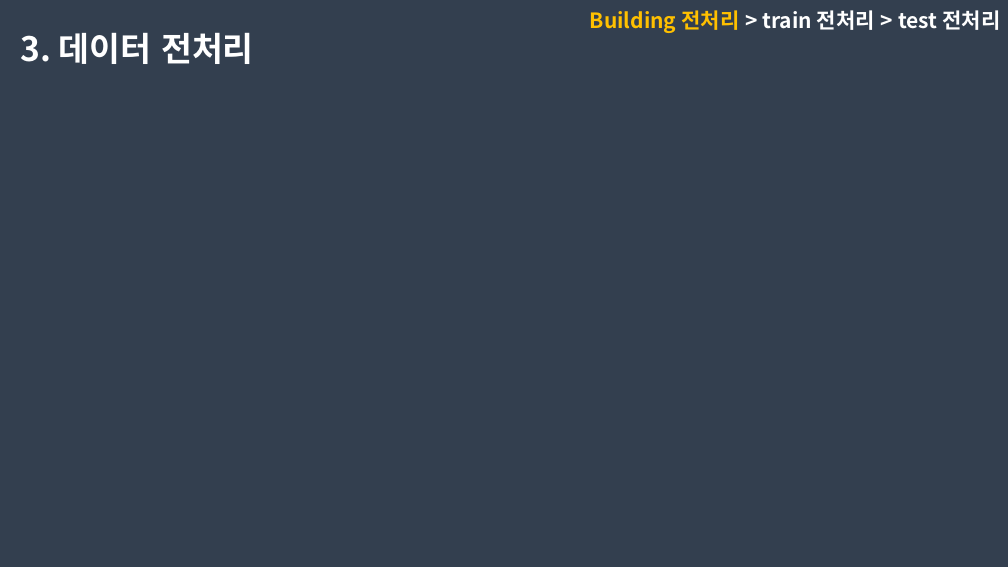
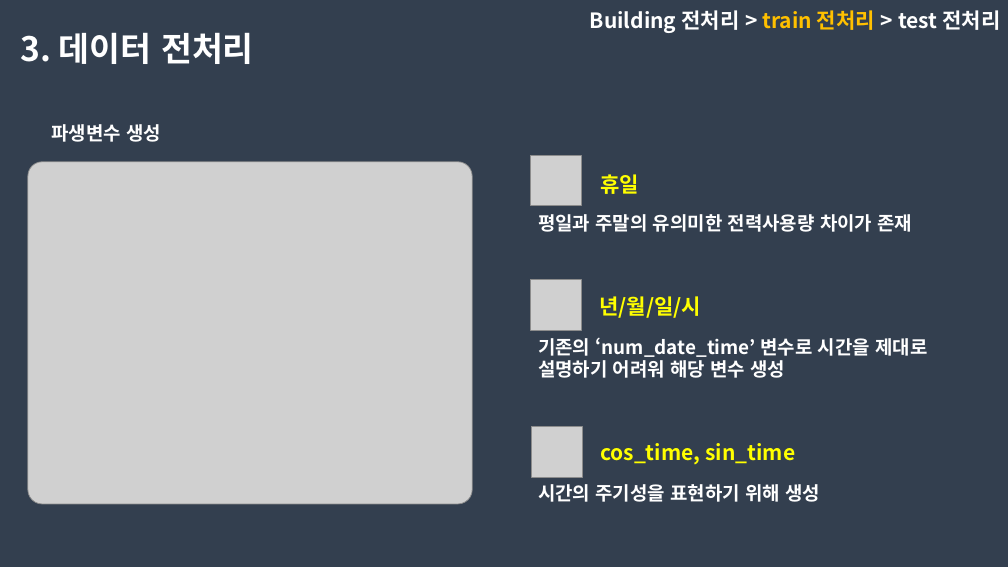
Before and after one commit to dongkieric98/-, a slide deck: slide 15 of electricity.pptx. Drawn at 1008x567 pixels with LibreOffice and Linux fonts; fonts in the diff are those of the drawing; grey boxes stand for pictures. Boxes give left, top, right and bottom in pixels: in the first picture for what was removed or moved away, otherwise in the second. Text is boxed around its words. In the diff, an @@ line names an element or a change of style, - is before the commit and + after.

Commit message:
ppt 전처리 파트 추가 작성 및 관련 eda 내용 추가

```diff
--- a/electricity.pptx
+++ b/electricity.pptx
@@ text "Building 전처리 > train 전처리 ..." at (x1=590, y1=10, x2=1000, y2=33): text colour #FFC000 to #FFFFFF in "Building 전처리"; text colour #FFFFFF to #FFC000 in "train 전처리" @@
@@ text added at (x1=51, y1=124, x2=161, y2=142), 18 pt, text #FFFFFF, bold @@
+파생변수 생성
@@ picture added at (x1=28, y1=162, x2=473, y2=504) @@
@@ picture added at (x1=531, y1=155, x2=582, y2=206) @@
@@ text added at (x1=600, y1=174, x2=639, y2=194), 20 pt, text #FFFF00, bold @@
+휴일
@@ text added at (x1=538, y1=214, x2=912, y2=232), 18 pt, text #FFFFFF, bold @@
+평일과 주말의 유의미한 전력사용량 차이가 존재
@@ picture added at (x1=531, y1=280, x2=582, y2=330) @@
@@ text added at (x1=599, y1=296, x2=701, y2=318), 20 pt, text #FFFF00, bold @@
+년/월/일/시
@@ text added at (x1=538, y1=338, x2=927, y2=378), 18 pt, text #FFFFFF, bold @@
+기존의 ‘num_date_time’ 변수로 시간을 제대로 설명하기 어려워 해당 변수 생성
@@ picture added at (x1=532, y1=426, x2=582, y2=477) @@
@@ text added at (x1=600, y1=443, x2=795, y2=464), 20 pt, text #FFFF00, bold @@
+cos_time, sin_time
@@ text added at (x1=538, y1=484, x2=820, y2=502), 18 pt, text #FFFFFF, bold @@
+시간의 주기성을 표현하기 위해 생성
```
Also in this commit, not shown: 11 other slides changed, 1 other file.
